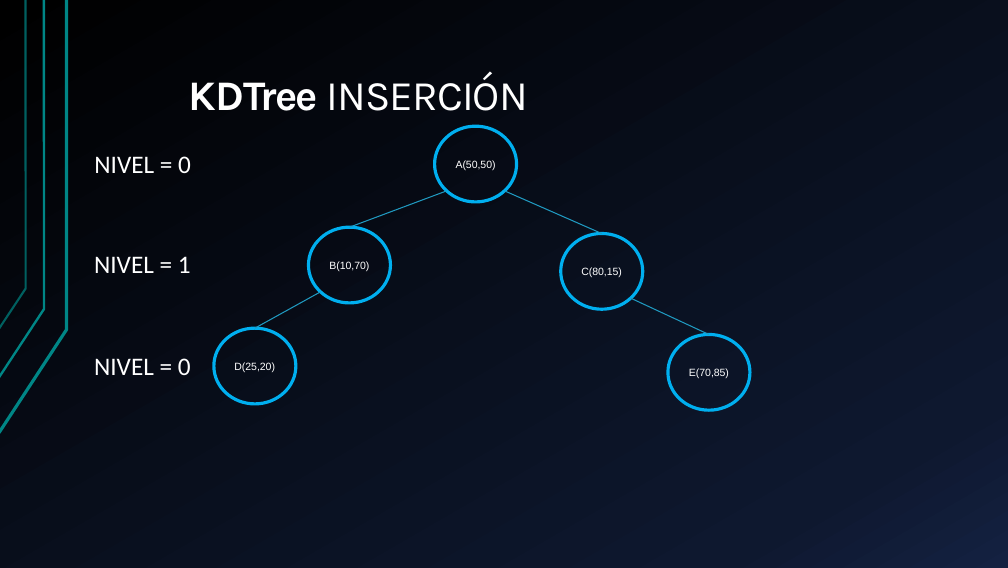
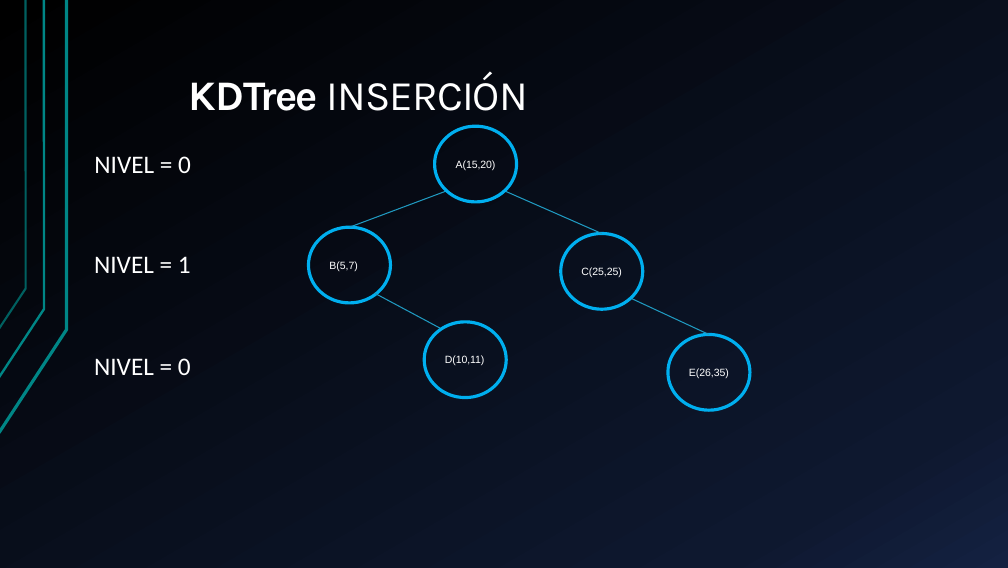
Before and after one commit to iMawe/EstructuraDatos, a slide deck: slide 16 of K-D Tree/Files/KD Tree.pptx. Drawn at 1008x568 pixels with LibreOffice and Linux fonts; fonts in the diff are those of the drawing. Boxes give left, top, right and bottom in pixels: in the first picture for what was removed or moved away, otherwise in the second. Text is boxed around its words. In the diff, an @@ line names an element or a change of style, - is before the commit and + after.

```diff
--- a/K-D Tree/Files/KD Tree.pptx
+++ b/K-D Tree/Files/KD Tree.pptx
@@ text at <box>456,160,496,170</box>: text changed @@
-A(50,50)
+A(15,20)
@@ text at <box>329,261,357,271</box>: text changed @@
-B(10,70)
+B(5,7)
@@ text at <box>581,267,622,277</box>: text changed @@
-C(80,15)
+C(25,25)
@@ freeform shape: place and size @@
-freeform shape at <box>255,291,321,328</box>
+freeform shape at <box>375,293,440,328</box>
@@ freeform shape: place and size @@
-freeform shape at <box>214,328,296,403</box>
+freeform shape at <box>425,322,506,397</box>
@@ text added at <box>445,355,485,365</box>, 10 pt, text #FFFFFF @@
+D(10,11)
@@ text removed at <box>234,362,275,372</box> @@
-D(25,20)
@@ text at <box>689,368,729,378</box>: text changed @@
-E(70,85)
+E(26,35)
```
Also in this commit, not shown: 17 other slides changed, 1 slide added, 1 other file.
